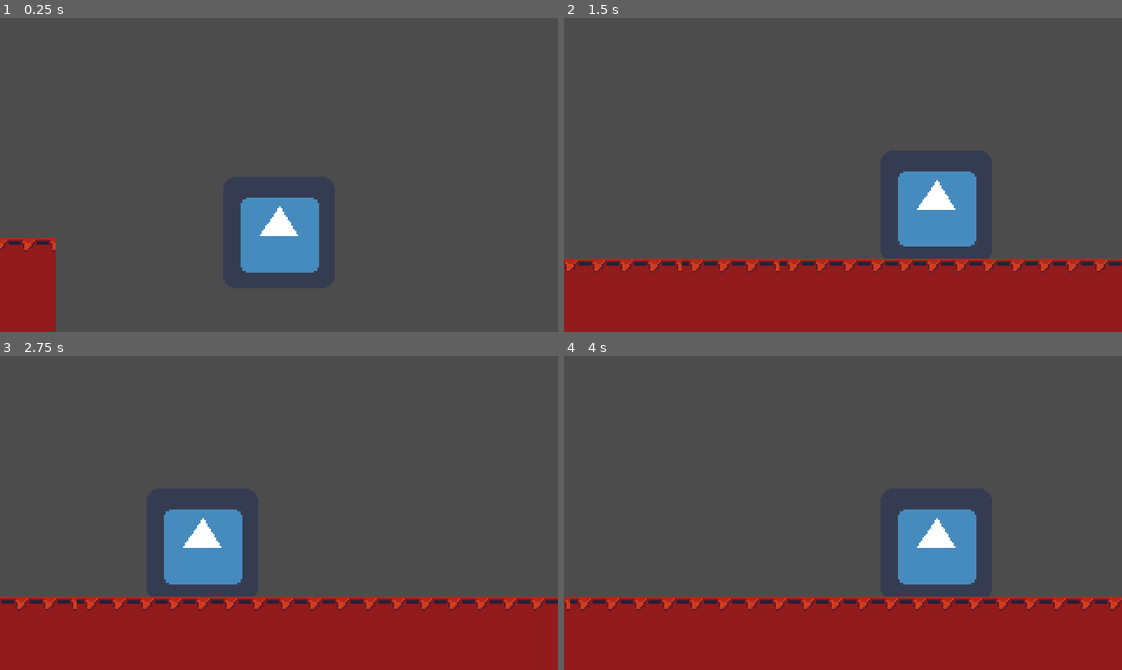
Above: before the commit, frames 1-4 (two rows, left to right).
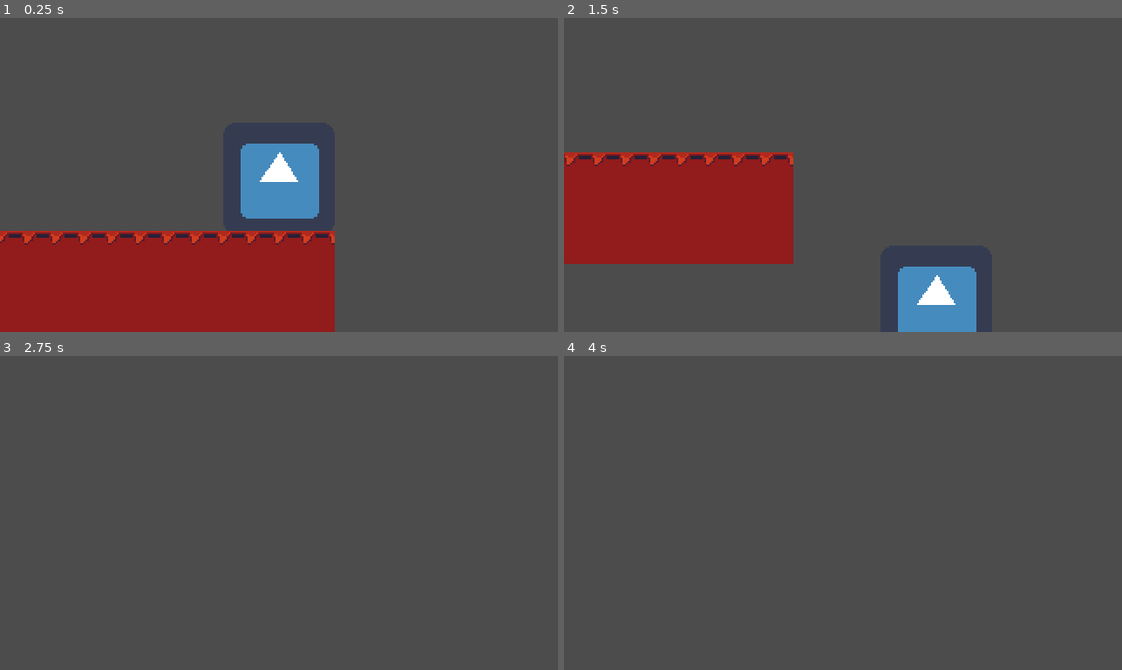
Above: after the commit, the same moments.

Repository: Pikmin4please/Supreme-Disco
Game: Godot game, scene res://World.tscn
Same seed, same stepped clock (60 frames per second), same inputs: the game is played once before the commit and once after it. The engine's default icon, where the game draws it, is replaced by a stand-in: a white triangle on a blue panel in a dark square.
Inputs:
- Up to frame 1 (0.25 s): no input
- Up to frame 2 (1.5 s): hold Right (ui_right) from 0.53 s (still down); tap Space (ui_select) at 0.77 s
- Up to frame 3 (2.75 s): tap Space (ui_select) at 1.52 s; release Right (ui_right) at 2.03 s; hold Left (ui_left) from 2.03 s (still down)
- Up to frame 4 (4 s): release Left (ui_left) at 2.78 s; hold Right (ui_right) from 2.78 s (still down); tap Space (ui_select) at 3.02, 3.77 s

The runs differ from the first frame. In frame 1, 20% of the frame differs, in the area x 0-60%, y 40-100%; in frame 2, 40%, in the area x 0-100%, y 42-100%; in frame 3, 27%; in frame 4, 27%.

Commit message:
alot
Created a camera, made and implamented new collision layers, created a enemy scene with reycasts 2d to detect wall or floor collisions

Diff:
--- /dev/null
+++ b/Enemy.gd
@@ -0,0 +1 @@
+extends KinematicBody2D
--- a/Player.tscn
+++ b/Player.tscn
@@ -7,12 +7,17 @@
 extents = Vector2( 28.4097, 29.7533 )
 
 [node name="Player" type="KinematicBody2D"]
+collision_layer = 2
+collision_mask = 5
 script = ExtResource( 1 )
+__meta__ = {
+"_edit_group_": true
+}
 
 [node name="Sprite" type="Sprite" parent="."]
 texture = ExtResource( 2 )
 
-[node name="CollisionShape2D" type="CollisionShape2D" parent="."]
+[node name="Collision" type="CollisionShape2D" parent="."]
 shape = SubResource( 1 )
 
 [node name="RemoteTransform2D" type="RemoteTransform2D" parent="."]
--- a/World.tscn
+++ b/World.tscn
@@ -1,15 +1,16 @@
-[gd_scene load_steps=3 format=2]
+[gd_scene load_steps=4 format=2]
 
 [ext_resource path="res://Player.tscn" type="PackedScene" id=1]
 [ext_resource path="res://test_floor.tscn" type="PackedScene" id=2]
+[ext_resource path="res://enemy.tscn" type="PackedScene" id=3]
 
 [node name="World" type="Node"]
 
 [node name="Player" parent="." instance=ExtResource( 1 )]
-position = Vector2( 184, 24 )
+position = Vector2( 536, 96 )
 
 [node name="RemoteTransform2D" parent="Player" index="2"]
-remote_path = NodePath("../../Camera2D")
+remote_path = NodePath("../../Camera")
 
 [node name="test_floor" parent="." instance=ExtResource( 2 )]
 position = Vector2( 24, 160 )
@@ -44,12 +45,15 @@
 [node name="test_floor11" parent="." instance=ExtResource( 2 )]
 position = Vector2( 280, 160 )
 
-[node name="Camera2D" type="Camera2D" parent="."]
-position = Vector2( 184, 24 )
+[node name="Camera" type="Camera2D" parent="."]
+position = Vector2( 536, 96 )
 current = true
 limit_smoothed = true
 drag_margin_h_enabled = true
 drag_margin_v_enabled = true
 smoothing_enabled = true
 
+[node name="Enemy" parent="." instance=ExtResource( 3 )]
+position = Vector2( 112, 96 )
+
 [editable path="Player"]
--- /dev/null
+++ b/enemy.tscn
@@ -0,0 +1,32 @@
+[gd_scene load_steps=4 format=2]
+
+[ext_resource path="res://icon.png" type="Texture" id=1]
+[ext_resource path="res://Enemy.gd" type="Script" id=2]
+
+[sub_resource type="RectangleShape2D" id=1]
+extents = Vector2( 32, 32 )
+
+[node name="Enemy" type="KinematicBody2D"]
+collision_layer = 4
+collision_mask = 2
+script = ExtResource( 2 )
+
+[node name="Sprite" type="Sprite" parent="."]
+texture = ExtResource( 1 )
+
+[node name="Collision" type="CollisionShape2D" parent="."]
+shape = SubResource( 1 )
+
+[node name="WallLeft" type="RayCast2D" parent="."]
+rotation = 1.5708
+cast_to = Vector2( 0, 30 )
+
+[node name="WallRight" type="RayCast2D" parent="."]
+rotation = -1.5708
+cast_to = Vector2( 0, 30 )
+
+[node name="FloorRight" type="RayCast2D" parent="."]
+position = Vector2( 20, 0 )
+
+[node name="FloorLeft" type="RayCast2D" parent="."]
+position = Vector2( -20, 0 )
--- a/project.godot
+++ b/project.godot
@@ -49,6 +49,12 @@
 "svg/scale": 1.0
 }
 
+[layer_names]
+
+2d_physics/layer_1="world"
+2d_physics/layer_2="player"
+2d_physics/layer_3="enemies"
+
 [rendering]
 
 quality/2d/use_pixel_snap=true
--- a/test_floor.tscn
+++ b/test_floor.tscn
@@ -6,6 +6,7 @@
 extents = Vector2( 32, 32 )
 
 [node name="test_floor" type="StaticBody2D"]
+collision_mask = 0
 __meta__ = {
 "_edit_group_": true
 }
